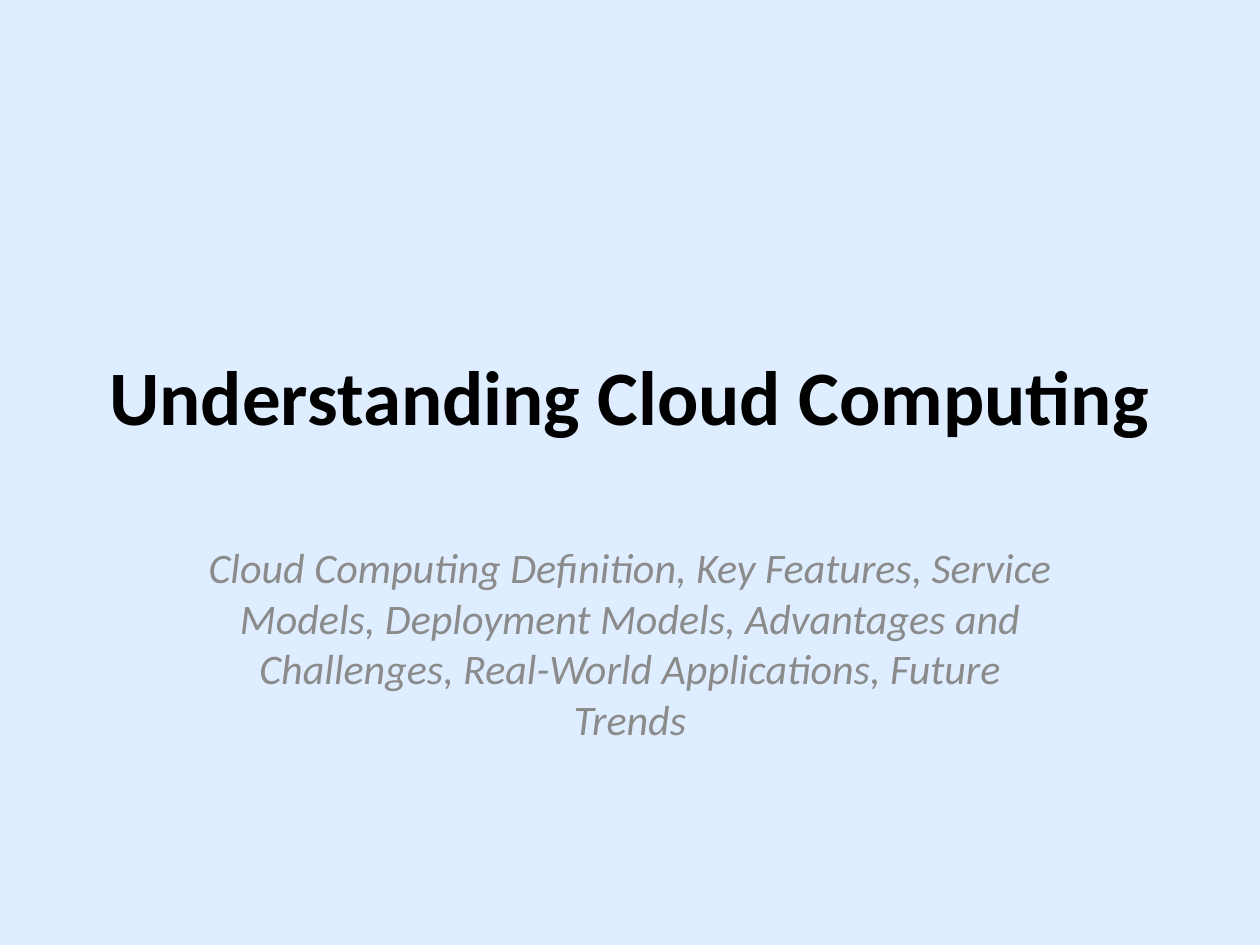
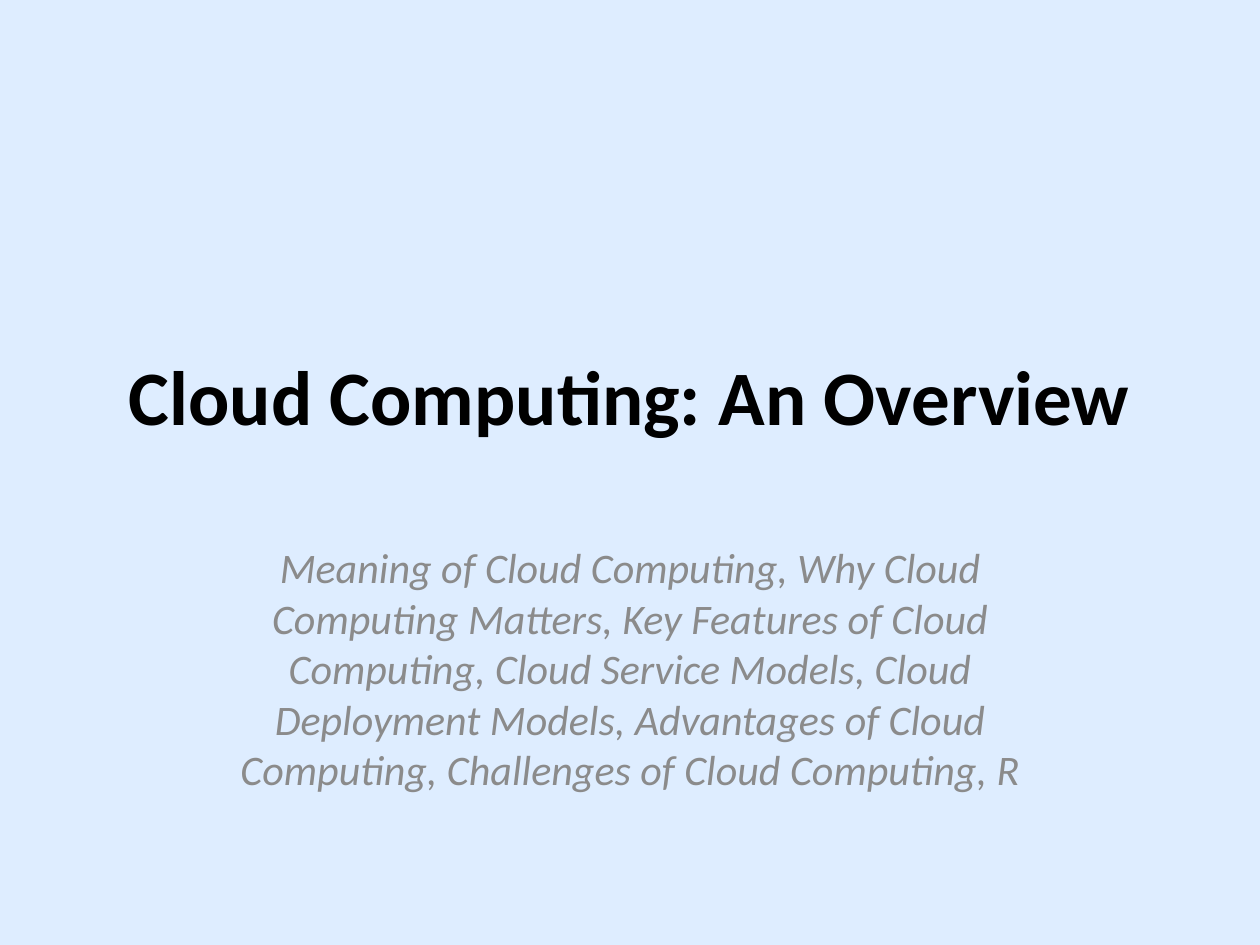
Before and after one commit to CodeByMonil/Lecture-Notes-Processor, a slide deck: slide 1 of outputs/slides/Monil_cc-lecture.pptx. Drawn at 1260x945 pixels with LibreOffice and Linux fonts; fonts in the diff are those of the drawing. Boxes give left, top, right and bottom in pixels: in the first picture for what was removed or moved away, otherwise in the second. Text is boxed around its words. In the diff, an @@ line names an element or a change of style, - is before the commit and + after.

```diff
--- a/outputs/slides/Monil_cc-lecture.pptx
+++ b/outputs/slides/Monil_cc-lecture.pptx
@@ title at (x1=129, y1=371, x2=1130, y2=438): text changed @@
-Understanding Cloud Computing
+Cloud Computing: An Overview
@@ subtitle at (x1=240, y1=554, x2=1020, y2=792): text changed @@
-Cloud Computing Definition, Key Features, Service Models, Deployment Models, Advantages and Challenges, Real-World Applications, Future Trends
+Meaning of Cloud Computing, Why Cloud Computing Matters, Key Features of Cloud Computing, Cloud Service Models, Cloud Deployment Models, Advantages of Cloud Computing, Challenges of Cloud Computing, R
```
Also in this commit, not shown: 6 other slides changed, 2 slides added, 1 slide removed, 19 other files.
